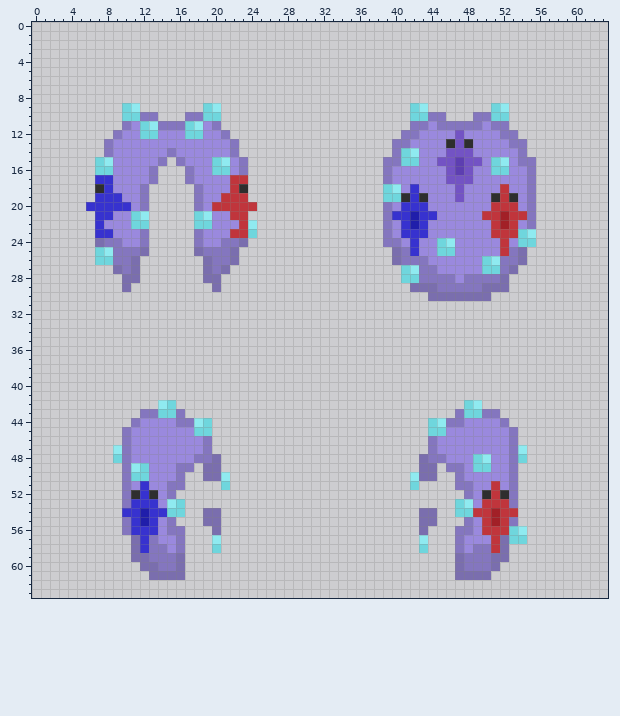
A pixel-art sprite gets an edit: Resources/Textures/_Goobstation/Clothing/Neck/Cloaks/carpcloakalt.rsi/equipped-NECK.png. The picture above is the old version.
The file is 64x64 pixels. Colours within 5 levels of each other are drawn and written as one.
Once edited:
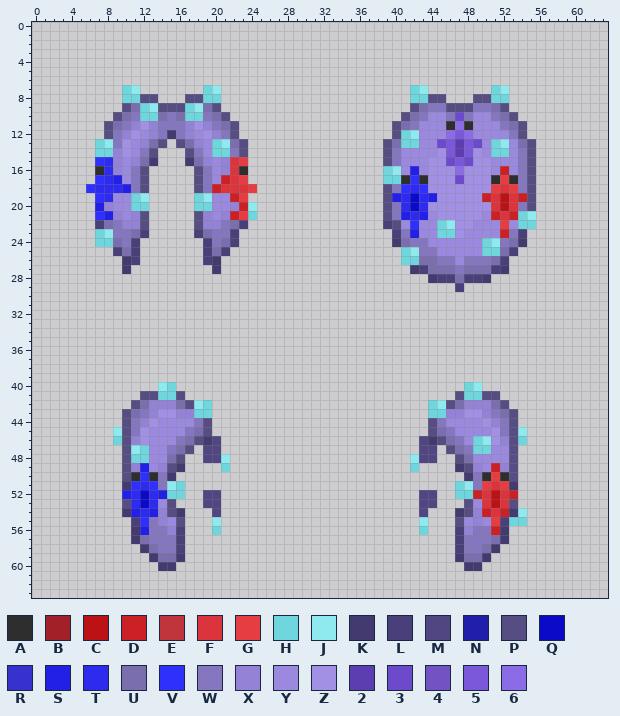
Palette (. is transparent): A #2e2e2e  B #a22027  C #bb1215  D #cb2126  E #c0353c  F #db343c  G #e63d43  H #6fd6dd  J #8feaf0  K #433a70  L #493f79  M #514681  N #201eaa  P #564e82  Q #0a0ac8  R #3732cf  S #221fe6  T #2e2bef  U #7a6eae  V #3030fd  W #8476bf  X #9382d6  Y #9a89de  Z #a190e4  2 #5d3eb1  3 #6c4acb  4 #7353c4  5 #7b58da  6 #8c6be7
The commit says: carp resprite
Diff:
Changed rows in their new state; - is an unchanged pixel.
first column x 6:
 7 ----HJ-------HJ---------------------HJ-------HJ---
 8 ----HHPP---PPHH---------------------HHPP---PPHH---
 9 ----PUHJPPPHJUP---------------------PUWWPPPWWUP---
10 ---PUWHHUWUHHWUP-------------------PUWYYW3WYYWUP--
11 --PU-XZX---XZX-UP-----------------PU-Y-YA6AY-Y-UP-
12 --P-XZYXWKWXYZX-P-----------------PHJ---656---Y-P-
13 -HJWZ-XUP.PUX-HJUP---------------PUHH--35253-HJYUP
14 -HHXZ-WP...PW-HH-P---------------P-YY--Z525Z-HH--P
15 -VTX-XUK.-.KUXYXFG---------------P-YY-ZZ353ZZYY--P
16 -ATX-WP.---.PWYXFA---------------HJ-S-ZZZ6ZZZYD-WP
17 -VTS-WP.---.PW-DFG---------------HHAVAZZZ3ZZZAGAWP
18 VTTTSWP-----PWDFFFG--------------PWVTVZZZZZZZGFGWP
19 -VTY-HJ-----HJ-YDG---------------PSTQTSZZZZZDFCFDP
20 .SXYYHH-----HHYYXDJ--------------PWTQTZZZZZZZFCFWP
21 -VSX-XP-----PX-XDGH--------------PWSTSYZZZZZYDFDHJ
22 -LUWXXP-----PXXWUL.--------------LPYVY-HJZZ--YGYHH
23 -HJWWUL-----LUWWL..--------------.LWSY-HHZ---YDWL.
24 -HHUWL.-----.LWUL.---------------.KUWW-YY---HJWUK.
25 -..LUL.-----.LUL.-----------------.HJWWYY---HHUL.-
26 -...KL-------LK..-----------------.HHUUWW-WWWUL..-
27 ---.K.-------.K.-------------------.KLUUUWUUULK.--
28 ----..-------..--------------------...KLLULLK..---
29 ----.---------.---------------------.....L.....---
30 --------------------------------------.......-----
first column x 9:
40 -----JH--------------------------------HJ-----
41 ---PPHHP------------------------------PHHPP---
42 --PUXXXUPJH------------------------HJPUXXXUP--
43 -PU-XZZXXHH------------------------HHXXZZX-UP-
44 -P-XZ--YYWP------------------------PWYY--ZX-P-
45 JPWZ----WUP------------------------PUW----ZWPJ
46 HPXZ---WUPKM----------------------MKPUW-HJZXPH
47 .PJH--WUP.MM----------------------MM.PUWHH--P.
48 .PHH--UP..MMJ--------------------JMM..PUYY--P.
49 -PXS-XPK.-..H--------------------H..-.KPXYDXP-
50 -PAVAWK.--...--------------------...--.KWAGAP-
51 -KVTVWJH----.--------------------.----HJWGFGK-
52 -STQTSHH--MM----------------------MM--HHDFCFD-
53 -PTQT-P.--MM----------------------MM--.P-FCFP-
54 -KSTSXPK--.M----------------------M.--KPXDFDKJ
55 -.LVWXYP--.J----------------------J.--PYXYGLHH
56 -.KSWWXL---H----------------------H---LXWWDK..
57 --KU-WWL---.----------------------.---LWWWUK..
58 --.KU-WL---.----------------------.---LW-UK.--
59 --..KUUK------------------------------KUUK..--
60 ---..KK.------------------------------.KK..---
61 ----....------------------------------....----
Boxes around the changes in both pictures, in picture pixels (x1, y1, x2, y2):
changed: (86, 85, 257, 292)
changed: (383, 85, 536, 301)
changed: (113, 382, 230, 580)
changed: (410, 382, 527, 580)
